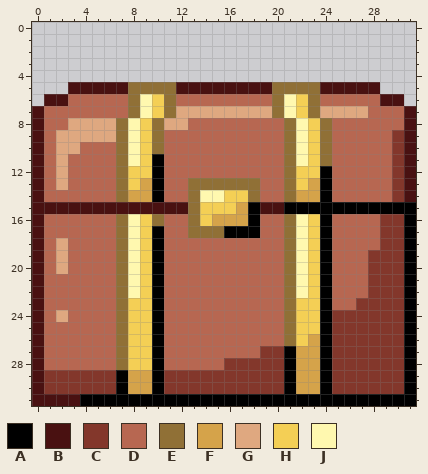
File history of a pixel-art sprite, sprites/images/spr_chestOpen_5.png. Above, as it was before the edit.
The file is 32x32 pixels.
Palette (. is transparent): A #000000  B #491111  C #83372b  D #b76751  E #907036  F #d5a34a  G #dfa880  H #f4cf55  J #fff8af
Pixels before, first column x 0:
 5 ...BBBBBEEEEBBBBBBBBEEEEBBBBB...
 6 .BBDDDDDEJHEDDDDDDDDEJHEDDDDDBB.
 7 BDDDDDDDEJHEGGGGGGGGEJHEGGGGDDDB
 8 BDDGGGGEJHEGGDDDDDDDDEJHEDDDDDDB
 9 BDGGGGGEJHEDDDDDDDDDDEJHEDDDDDCB
10 BDGGDDDEJHEDDDDDDDDDDEJHEDDDDDCB
11 BDGDDDDEJHADDDDDDDDDDEJHEDDDDDCB
12 BDGDDDDEHHADDDDDDDDDDEHHADDDDDCB
13 BDGDDDDEHFADDEEEEEEDDEHFADDDDDCB
14 BDDDDDDEFFADDEJJHHEDDEFFADDDDDCB
15 BBBBBBBBBBBBBEHHHFABBAAAAAAAAAAA
16 BDDDDDDEJHEDDEHFFFADDEJHADDDDCCA
17 BDDDDDDEJHADDEEEAAADDEJHADDDDCCA
18 BDGDDDDEJHADDDDDDDDDDEJHADDDDCCA
19 BDGDDDDEJHADDDDDDDDDDEJHADDDCCCA
20 BDGDDDDEJHADDDDDDDDDDEJHADDDCCCA
21 BDDDDDDEJHADDDDDDDDDDEJHADDDCCCA
22 BDDDDDDEJHADDDDDDDDDDEJHADDDCCCA
23 BDDDDDDEHHADDDDDDDDDDEHHADDCCCCA
24 BDGDDDDEHHADDDDDDDDDDEHHACCCCCCA
25 BDDDDDDEHHADDDDDDDDDDEHHACCCCCCA
26 BDDDDDDEHHADDDDDDDDDDEHFACCCCCCA
27 BDDDDDDEHHADDDDDDDDCCAFFACCCCCCA
28 BDDDDDDEHHADDDDDCCCCCAFFACCCCCCA
29 BCCCCCCAFFACCCCCCCCCCAFFACCCCCCA
30 BCCCCCCAFFACCCCCCCCCCAFFACCCCCCA
31 BBBBAAAAAAAAAAAAAAAAAAAAAAAAAAAA
And afterwards:
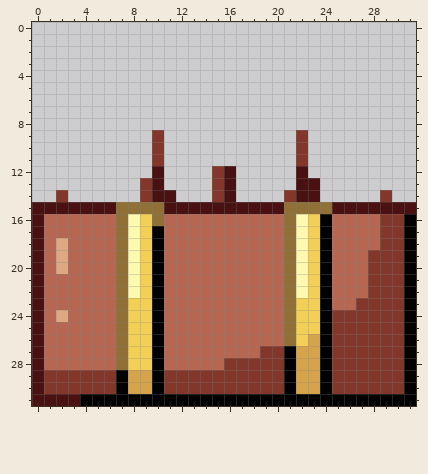
Difference:
The author changed colour A to colour B in rows 12 to 14 at x 10; in row 15 at x 18 and 25 to 31.
The author changed colour D to colour B in row 12 at x 16; in row 14 at x 11.
The author changed colour E to colour B in row 13 at x 16; in row 15 at x 13.
The author changed colour F to colour B in row 13 at x 23; in row 14 at x 22 to 23; in row 15 at x 17.
The author changed colour H to colour B in rows 12 to 13 at x 22; in row 14 at x 16; in row 15 at x 14 to 16.
The author changed colour A to colour C in row 11 at x 10.
The author changed colour D to colour C in row 12 at x 15; in row 14 at x 2 and 29.
The author changed colour E to colour C in rows 9 to 10 at x 10; in row 13 at x 15; in row 14 at x 21.
The author changed colour F to colour C in rows 13 to 14 at x 9.
The author changed colour J to colour C in rows 9 to 11 at x 22; in row 14 at x 15.
The author changed colour A to colour D in row 16 at x 18; in row 17 at x 16 to 18.
The author changed colour E to colour D in row 16 at x 13; in row 17 at x 13 to 15.
The author changed colour F to colour D in row 16 at x 15 to 17.
The author changed colour H to colour D in row 16 at x 14.
The author changed colour A to colour E in row 15 at x 21 to 24.
The author changed colour B to colour E in row 15 at x 7 to 10.
Colour A is gone in rows 12 to 14 at x 24.
Colour B is gone in row 5 at x 3 to 7, 12 to 19 and 24 to 28; in row 6 at x 1 to 2 and 29 to 30; in rows 7 to 14 at x 0 and 31.
Colour C is gone in rows 9 to 14 at x 30.
Colour D is gone in row 6 at x 3 to 7, 12 to 19 and 24 to 28; in row 7 at x 1 to 7 and 28 to 30; in row 8 at x 1 to 2, 13 to 20 and 25 to 30; in row 9 at x 1, 11 to 20 and 25 to 29; in row 10 at x 1, 4 to 6, 11 to 20 and 25 to 29; in row 11 at x 1, 3 to 6, 11 to 20 and 25 to 29.
Colour D is gone in row 12 at x 1, 3 to 6, 11 to 14, 17 to 20 and 25 to 29; in row 13 at x 1, 3 to 6, 11 to 12, 19 to 20 and 25 to 29; in row 14 at x 1, 3 to 6, 12, 19 to 20 and 25 to 28.
Colour E is gone in row 5 at x 8 to 11 and 20 to 23; in rows 6 to 7 at x 8, 11, 20 and 23; in row 8 at x 7, 10, 21 and 24; in rows 9 to 11 at x 7, 21 and 24; in row 12 at x 7 and 21; in row 13 at x 7, 13 to 14, 17 to 18 and 21.
Colour E is gone in row 14 at x 7, 13 and 18.
Colour F is gone in row 14 at x 8.
Colour G is gone in row 7 at x 12 to 19 and 24 to 27; in row 8 at x 3 to 6 and 11 to 12; in row 9 at x 2 to 6; in row 10 at x 2 to 3; in rows 11 to 13 at x 2.
Colour H is gone in rows 6 to 7 at x 10 and 22; in rows 8 to 11 at x 9 and 23; in row 12 at x 8 to 9 and 23; in row 13 at x 8; in row 14 at x 17.
Colour J is gone in rows 6 to 7 at x 9 and 21; in row 8 at x 8 and 22; in rows 9 to 11 at x 8; in row 14 at x 14.
Pixel boxes of the changes (left, top, right, bottom) in both pictures:
changed: (32, 82, 416, 238)
